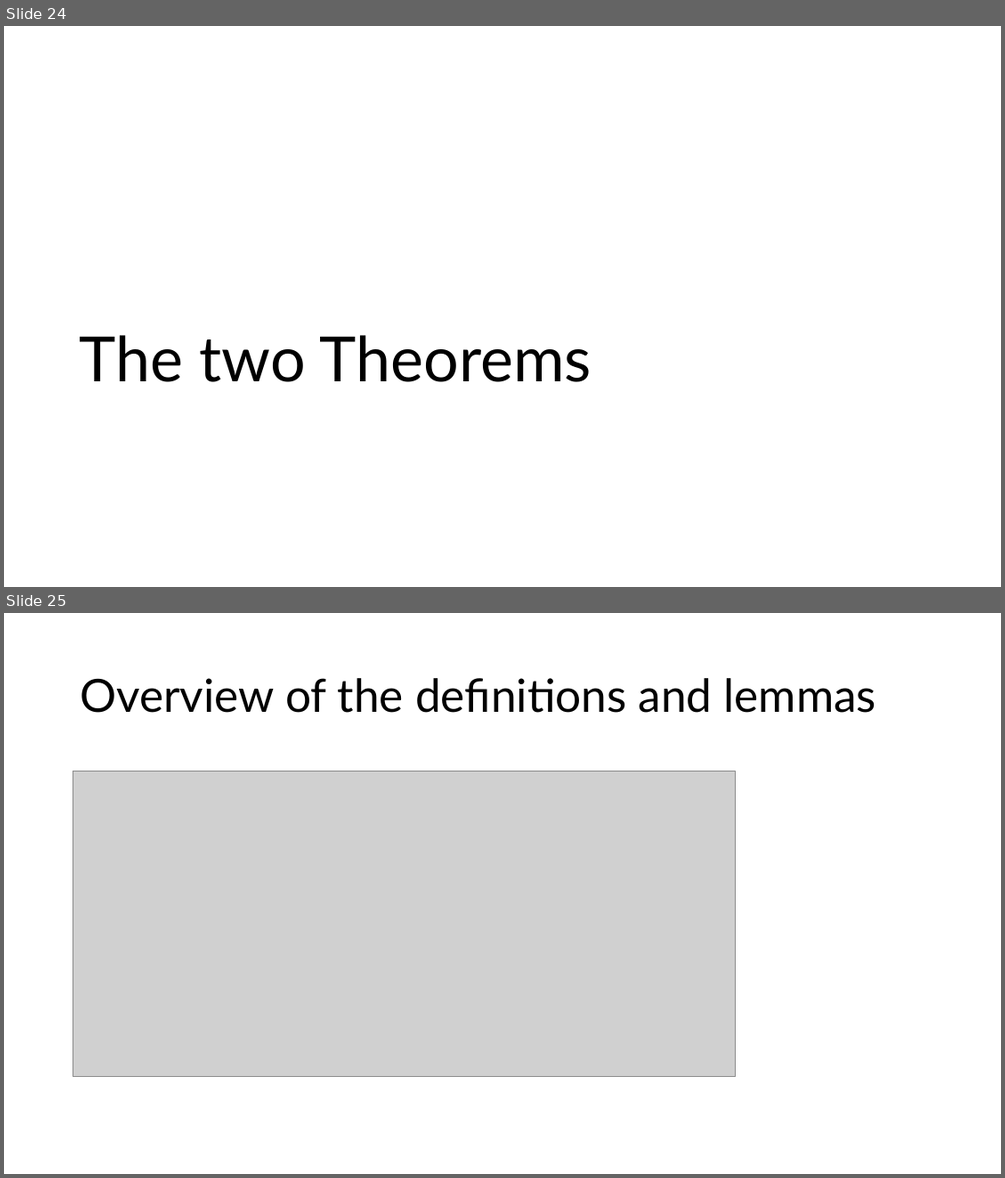
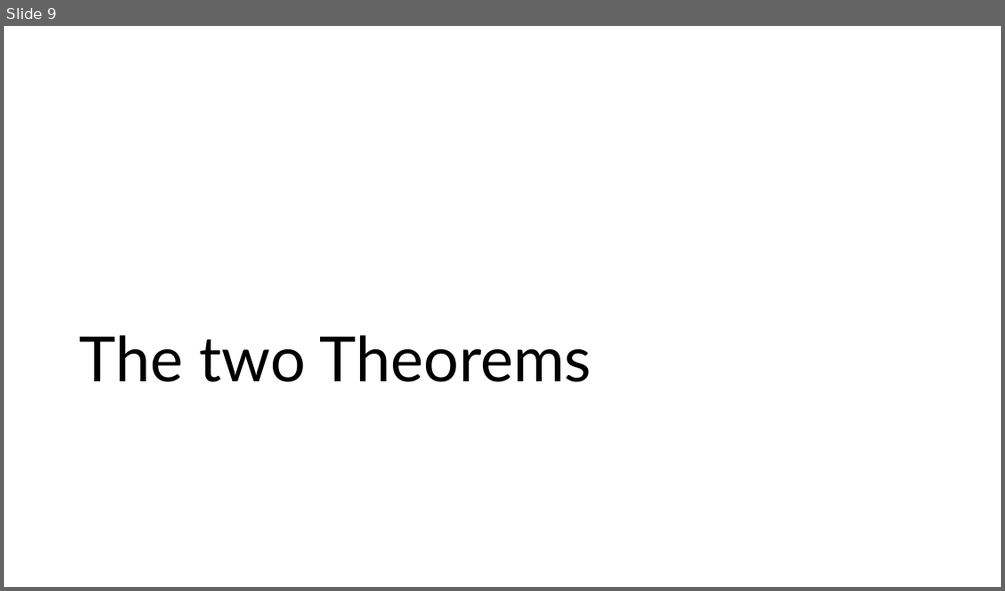
Before and after one commit to matematiflo/CompAssistedMath2024, a slide deck: Lean/Projects/06. Divisibility in rings (Algebra 1)/powerpoint/Lean Präsentation version 08.07.pptx. Shown one above the other, each under a label of ours: slides 24 and 25 before the commit, slide 9 after it. The pictures are 1005x1178 and 1005x591 pixels, drawn with LibreOffice and Linux fonts; fonts in the diff are those of the drawing; grey boxes stand for pictures. Boxes give left, top, right and bottom in pixels: in the first picture for what was removed or moved away, otherwise in the second. Text is boxed around its words. In the diff, an @@ line names an element or a change of style, - is before the commit and + after.

```diff
--- a/Lean/Projects/06. Divisibility in rings (Algebra 1)/powerpoint/Lean Präsentation version 08.07.pptx
+++ b/Lean/Projects/06. Divisibility in rings (Algebra 1)/powerpoint/Lean Präsentation version 08.07.pptx
@@ slide 25 removed at (x1=4, y1=613, x2=1001, y2=1174), background #FFFFFF @@
@@ title removed at (x1=80, y1=678, x2=876, y2=713) @@
-Overview of the definitions and lemmas
@@ picture removed at (x1=73, y1=771, x2=736, y2=1076) @@
@@ what was slide 24 is now slide 9 @@
```
Also in this commit, not shown: 8 slides changed, 4 slides added, 18 other slides removed, 1 other file.
